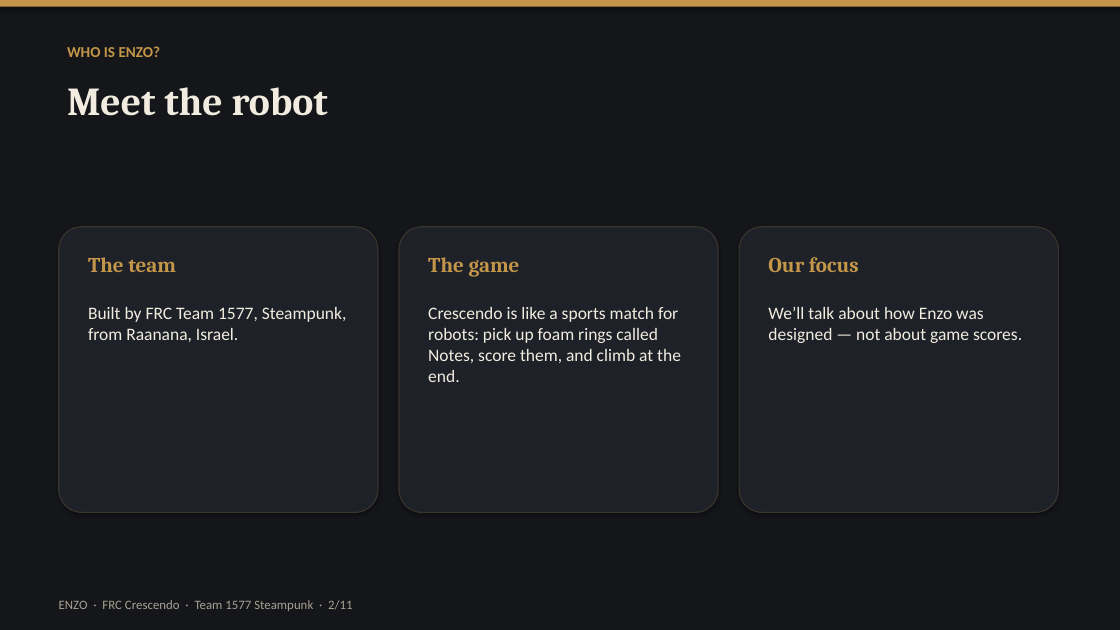
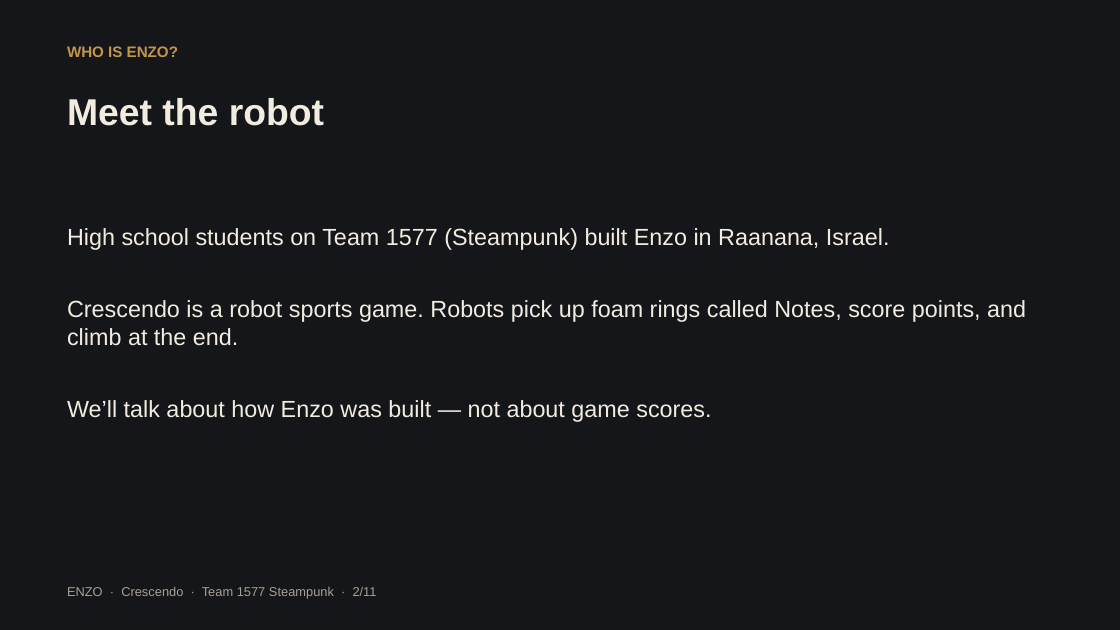
Before and after one commit to SivaBKPalla/ChittrChattr, a slide deck: slide 2 of enzo-presentation/Enzo_Crescendo_Presentation.pptx. Drawn at 1120x630 pixels with LibreOffice and Linux fonts; fonts in the diff are those of the drawing. Boxes give left, top, right and bottom in pixels: in the first picture for what was removed or moved away, otherwise in the second. Text is boxed around its words. In the diff, an @@ line names an element or a change of style, - is before the commit and + after.

```diff
--- a/enzo-presentation/Enzo_Crescendo_Presentation.pptx
+++ b/enzo-presentation/Enzo_Crescendo_Presentation.pptx
@@ background #FFFFFF to #14161A @@
@@ rectangle removed at (x1=0, y1=0, x2=1120, y2=630) @@
@@ rectangle removed at (x1=0, y1=0, x2=1120, y2=7) @@
@@ text "WHO IS ENZO?" at (x1=67, y1=46, x2=178, y2=57): font Calibri to Arial; more space between paragraphs @@
@@ text "Meet the robot" moved from (x1=67, y1=87, x2=328, y2=116) to (x1=67, y1=98, x2=324, y2=126) @@
@@ text "Meet the robot" at (x1=67, y1=98, x2=324, y2=126): size 34 to 32 pt, font Cambria to Arial; more space between paragraphs @@
@@ rounded rectangle removed at (x1=59, y1=227, x2=378, y2=513) @@
@@ text at (x1=67, y1=228, x2=1026, y2=422): text changed; size 15 to 20 pt; font Calibri to Arial @@
-Crescendo is like a sports match for robots: pick up foam rings called Notes, score them, and climb at the end.
+High school students on Team 1577 (Steampunk) built Enzo in Raanana, Israel.
+Crescendo is a robot sports game. Robots pick up foam rings called Notes, score points, and climb at the end.
+We’ll talk about how Enzo was built — not about game scores.
@@ rounded rectangle removed at (x1=399, y1=227, x2=718, y2=513) @@
@@ rounded rectangle removed at (x1=739, y1=227, x2=1059, y2=513) @@
@@ text removed at (x1=88, y1=257, x2=176, y2=272) @@
-The team
@@ text removed at (x1=428, y1=257, x2=520, y2=277) @@
-The game
@@ text removed at (x1=768, y1=257, x2=859, y2=272) @@
-Our focus
@@ text removed at (x1=88, y1=307, x2=347, y2=342) @@
-Built by FRC Team 1577, Steampunk, from Raanana, Israel.
@@ text removed at (x1=768, y1=307, x2=1022, y2=343) @@
-We’ll talk about how Enzo was designed — not about game scores.
@@ text at (x1=67, y1=586, x2=377, y2=599): text changed; font Calibri to Arial @@
-ENZO · FRC Crescendo · Team 1577 Steampunk · 2/11
+ENZO · Crescendo · Team 1577 Steampunk · 2/11
```
Also in this commit, not shown: 10 other slides changed, 4 other files.
